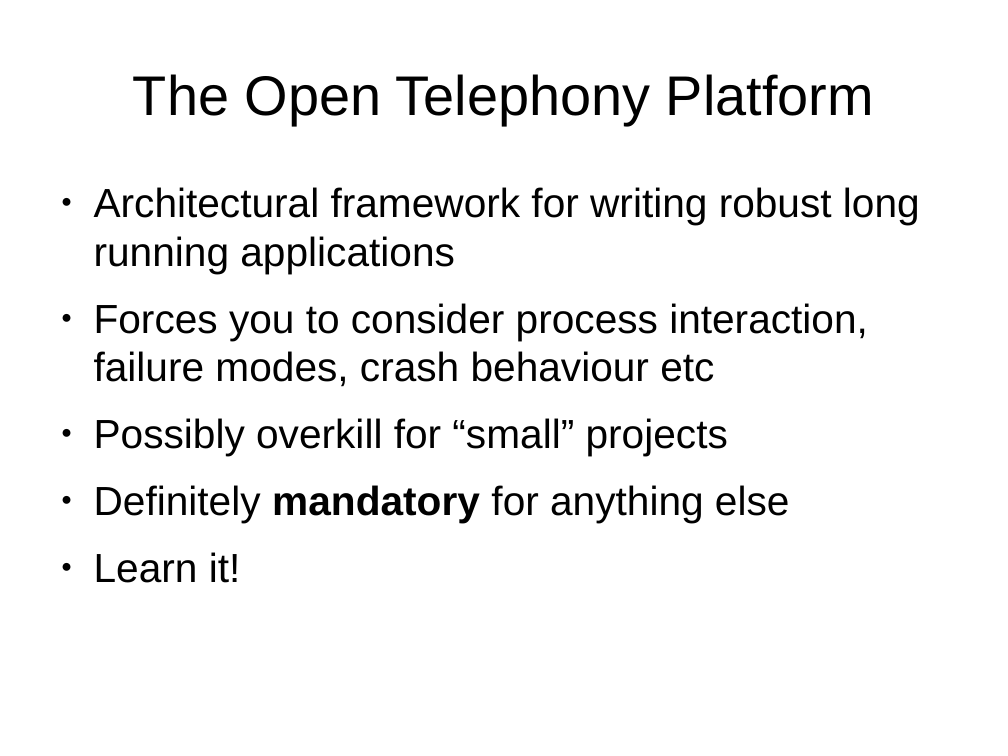
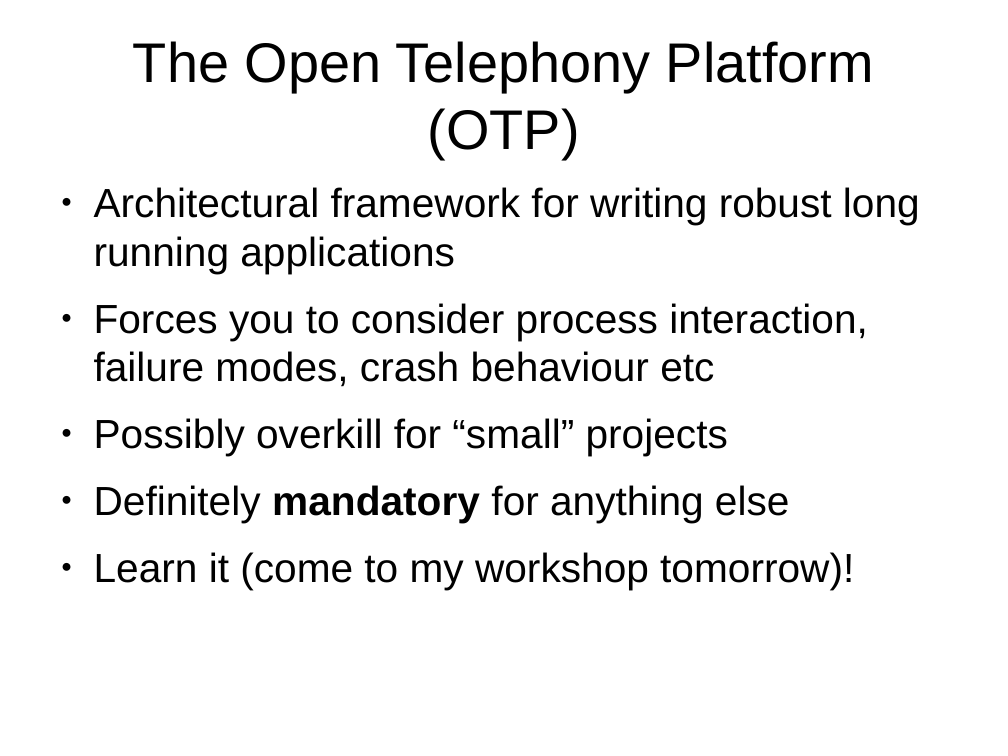
Before and after one commit to bernardd/conference-talks, a slide deck: slide 23 of ErlangLessonsLearned.odp. Drawn at 1008x756 pixels with LibreOffice and Linux fonts; fonts in the diff are those of the drawing. Boxes give left, top, right and bottom in pixels: in the first picture for what was removed or moved away, otherwise in the second. Text is boxed around its words. In the diff, an @@ line names an element or a change of style, - is before the commit and + after.

```diff
--- a/ErlangLessonsLearned.odp
+++ b/ErlangLessonsLearned.odp
@@ title at [133,41,874,159]: text changed @@
-The Open Telephony Platform
+The Open Telephony Platform (OTP)
@@ text at [94,552,854,589]: text changed @@
-● Learn it!
+● Learn it (come to my workshop tomorrow)!
```
Also in this commit, not shown: 13 other slides changed.
